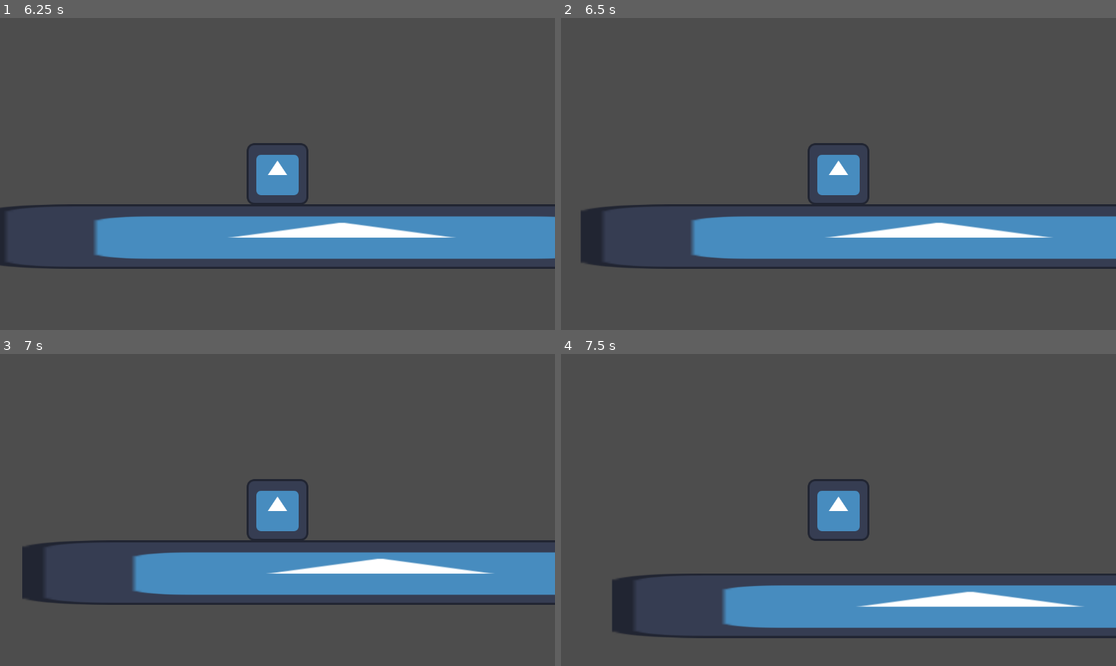
Above: before the commit, frames 1-4 (two rows, left to right).
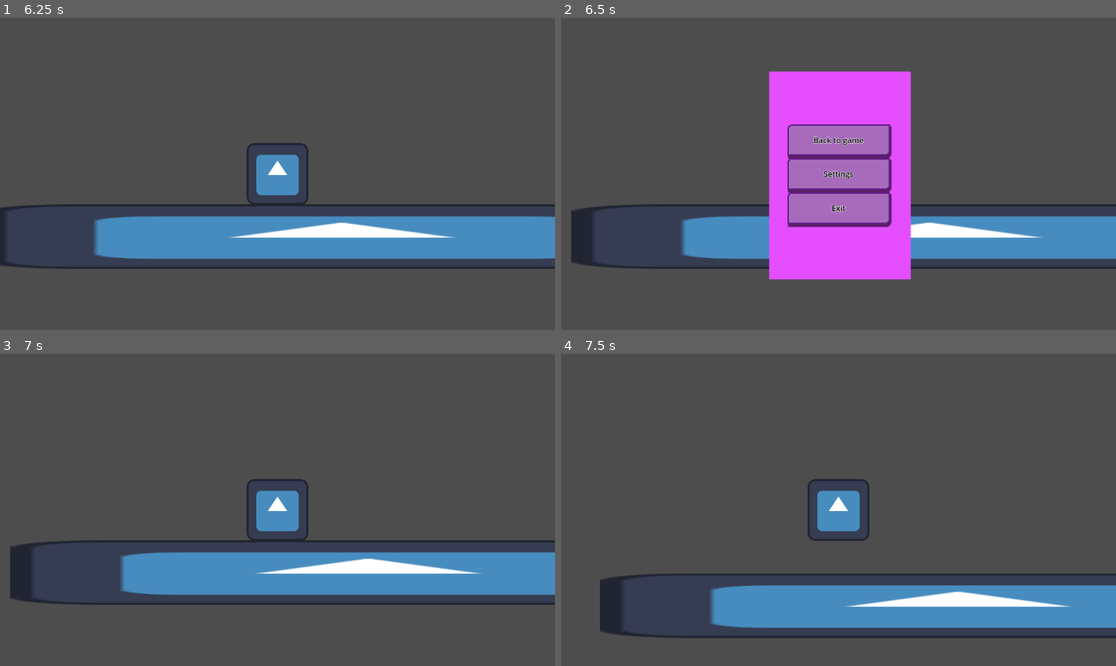
Above: after the commit, the same moments.

Repository: Dev-Karol1111/GMTK-2025
Game: Godot game, scene res://ui/menu/main_menu.tscn
The game is run twice, just before and just after one commit, with the same random seed, the same clock (stepped at 60 frames per second) and the same inputs. The engine's default icon, where the game draws it, is replaced by a stand-in: a white triangle on a blue panel in a dark square.
Inputs (mouse positions are in pixels of both pictures, inside the frame that each line leads up to):
- Up to frame 1 (6.25 s): click "Settings" at 0.5 s; click "Back to menu" at 1.25 s; click "Play" at 2 s; tap Enter at 2.75 s; hold D (move_right) 2.78-3.53 s; tap W (jump) at 3.02, 3.77, 5.27, 6.02 s; hold A (move_left) 3.53-4.28 s; hold D (move_right) 4.28-5.78 s; hold A (move_left) from 5.78 s (still down)
- Up to frame 2 (6.5 s): keep holding A (move_left); tap Escape (pause menu, bound only after the commit) at 6.4 s
- Up to frame 3 (7 s): release A (move_left) at 6.5 s; click (277, 475) at 6.5 s, where only the run after the commit has a clickable "Back to game"
- Up to frame 4 (7.5 s): tap Space at 7.25 s; hold A (move_left) from 7.28 s (still down)

Frame 1 is identical in both runs. In frame 2, 18% of the frame differs, in the area x 1-89%, y 17-84%; in frame 3, 1.4%; in frame 4, 1.5%.

Commit message:
Added pause menu (settings button does not work)

Diff:
--- a/Scenes/level.tscn
+++ b/Scenes/level.tscn
@@ -23,3 +23,60 @@
 position = Vector2(738.5, 283)
 scale = Vector2(11.6172, 1.04688)
 texture = ExtResource("2_k5f4k")
+
+[node name="CanvasLayer" type="CanvasLayer" parent="."]
+
+[node name="pause_menu" type="Control" parent="CanvasLayer"]
+layout_mode = 3
+anchors_preset = 8
+anchor_left = 0.5
+anchor_top = 0.5
+anchor_right = 0.5
+anchor_bottom = 0.5
+offset_left = -144.5
+offset_top = -213.0
+offset_right = 144.5
+offset_bottom = 213.0
+grow_horizontal = 2
+grow_vertical = 2
+size_flags_horizontal = 4
+size_flags_vertical = 4
+
+[node name="ColorRect" type="ColorRect" parent="CanvasLayer/pause_menu"]
+layout_mode = 0
+offset_right = 294.0
+offset_bottom = 432.0
+color = Color(0.894183, 0.304131, 0.999999, 1)
+
+[node name="VBoxContainer" type="VBoxContainer" parent="CanvasLayer/pause_menu"]
+layout_mode = 1
+anchors_preset = 8
+anchor_left = 0.5
+anchor_top = 0.5
+anchor_right = 0.5
+anchor_bottom = 0.5
+offset_left = -96.5
+offset_top = -103.5
+offset_right = 96.5
+offset_bottom = 103.5
+grow_horizontal = 2
+grow_vertical = 2
+
+[node name="Back  to game" type="Button" parent="CanvasLayer/pause_menu/VBoxContainer"]
+layout_mode = 2
+size_flags_vertical = 3
+text = "Back to game"
+
+[node name="Settings" type="Button" parent="CanvasLayer/pause_menu/VBoxContainer"]
+layout_mode = 2
+size_flags_vertical = 3
+text = "Settings"
+
+[node name="Exit" type="Button" parent="CanvasLayer/pause_menu/VBoxContainer"]
+layout_mode = 2
+size_flags_vertical = 3
+text = "Exit"
+
+[connection signal="pressed" from="CanvasLayer/pause_menu/VBoxContainer/Back  to game" to="Player" method="_on_back__to_game_pressed"]
+[connection signal="pressed" from="CanvasLayer/pause_menu/VBoxContainer/Settings" to="Player" method="_on_settings_pressed"]
+[connection signal="pressed" from="CanvasLayer/pause_menu/VBoxContainer/Exit" to="Player" method="_on_exit_pressed"]
--- a/Scripts/UI/Settings/settings.gd
+++ b/Scripts/UI/Settings/settings.gd
@@ -1,4 +1,15 @@
 extends Control
 
+@onready var bck_t_mnu: Button = $BckTMnu
+
+var is_from_game := false
+
+func _ready() -> void:
+	if is_from_game:
+		bck_t_mnu.text = "Back to game"
+
 func _on_bck_t_mnu_pressed() -> void:
-	get_tree().change_scene_to_file("res://ui/menu/main_menu.tscn")
+	if is_from_game:
+		get_tree().change_scene_to_file("res://Scenes/level.tscn")
+	else:
+		get_tree().change_scene_to_file("res://ui/menu/main_menu.tscn")
--- a/Scripts/player.gd
+++ b/Scripts/player.gd
@@ -2,8 +2,16 @@
 
 @export var speed := 300.0
 @export var jump_velocity := -400.0
+@onready var pause_menu: Control = $"../CanvasLayer/pause_menu"
+
+var is_pause_menu_opened
+
+func _ready() -> void:
+	pause_menu.visible = false
 
 func _physics_process(delta: float) -> void:
+	if is_pause_menu_opened:
+		return
 	# Add the gravity.
 	if not is_on_floor():
 		velocity += get_gravity() * delta
@@ -21,3 +29,16 @@
 		velocity.x = move_toward(velocity.x, 0, speed)
 
 	move_and_slide()
+
+func _process(delta: float) -> void:
+	if Input.is_action_just_pressed("pause menu"):
+		pause_menu.visible = not pause_menu.visible
+		is_pause_menu_opened = pause_menu.visible
+
+
+func _on_back__to_game_pressed() -> void:
+	pause_menu.visible = false
+	is_pause_menu_opened = false
+
+func _on_exit_pressed() -> void:
+	get_tree().change_scene_to_file("res://ui/menu/main_menu.tscn")
--- a/project.godot
+++ b/project.godot
@@ -59,6 +59,11 @@
 , Object(InputEventKey,"resource_local_to_scene":false,"resource_name":"","device":-1,"window_id":0,"alt_pressed":false …(182 unchanged characters)…
 ]
 }
+"pause menu"={
+"deadzone": 0.2,
+"events": [Object(InputEventKey,"resource_local_to_scene":false,"resource_name":"","device":0,"window_id":0,"alt_pressed":false,"shift_pressed":false,"ctrl_pressed":false,"meta_pressed":false,"pressed":false,"keycode":0,"physical_keycode":4194305,"key_label":0,"unicode":0,"location":0,"echo":false,"script":null)
+]
+}
 
 [rendering]
 
--- a/ui/menu/main_menu.tscn
+++ b/ui/menu/main_menu.tscn
@@ -26,25 +26,6 @@
 
 [sub_resource type="AtlasTexture" id="AtlasTexture_1ehe0"]
 atlas = SubResource("NoiseTexture2D_or6mk")
-
-[sub_resource type="GDScript" id="GDScript_37pjl"]
-script/source = "extends Node
-
-@export var level: PackedScene = preload(\"res://Scenes/level.tscn\")
-
-#Todo write the transition code
-func transition():
-	print(\"Transition starting....\")
-	get_tree().change_scene_to_packed(level)
-"
-
-[sub_resource type="GDScript" id="GDScript_or6mk"]
-script/source = "extends Node
-
-# Called every frame. 'delta' is the elapsed time since the previous frame.
-func pressed_btn():
-	get_tree().quit()
-"
 
 [sub_resource type="Gradient" id="Gradient_48xlc"]
 interpolation_mode = 1
@@ -121,7 +102,6 @@
 [node name="PlayBtn" type="Button" parent="CenterContainer/VBoxContainer"]
 layout_mode = 2
 text = "Play"
-script = SubResource("GDScript_37pjl")
 
 [node name="SettingsBtn" type="Button" parent="CenterContainer/VBoxContainer"]
 layout_mode = 2
@@ -131,7 +111,6 @@
 layout_mode = 2
 size_flags_horizontal = 6
 text = "Exit"
-script = SubResource("GDScript_or6mk")
 
 [node name="Control" type="MarginContainer" parent="."]
 clip_contents = true
Not shown, added: export_presets.cfg
Not shown: 1 places in ui/menu/main_menu.tscn that only renumber resources
